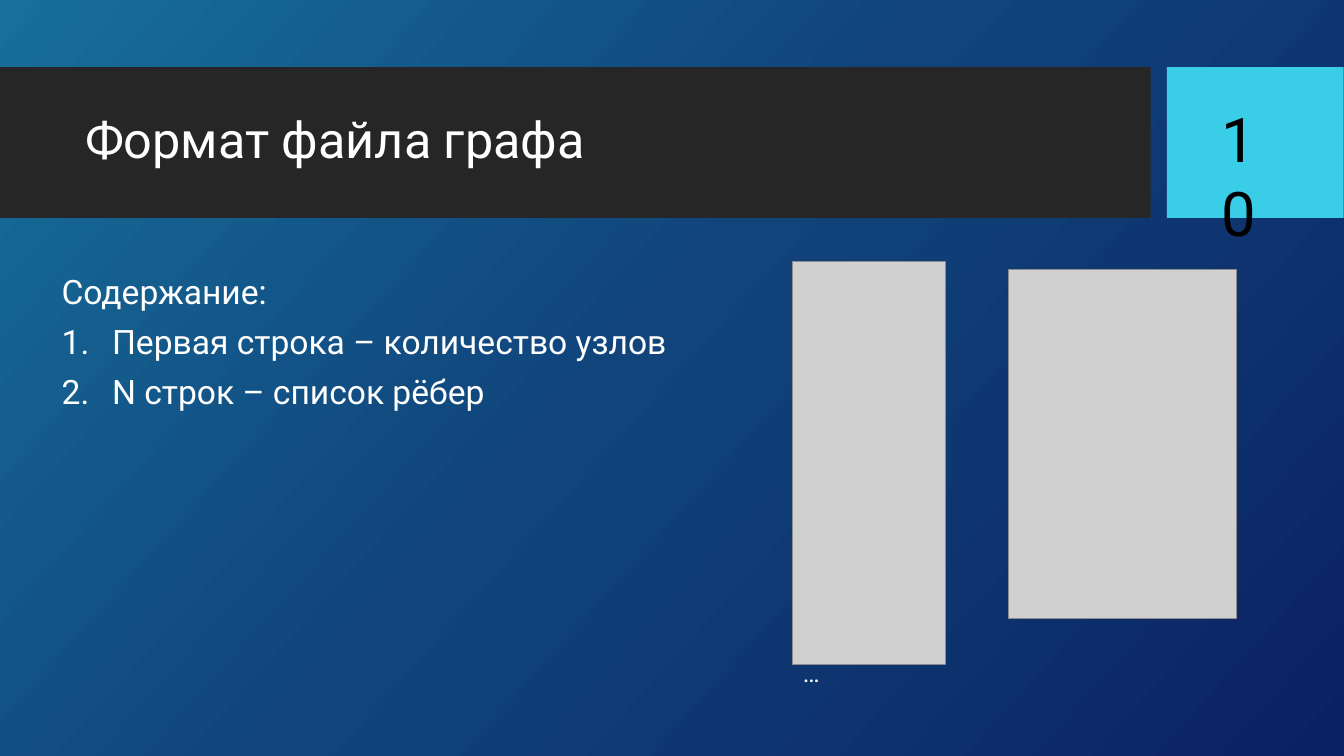
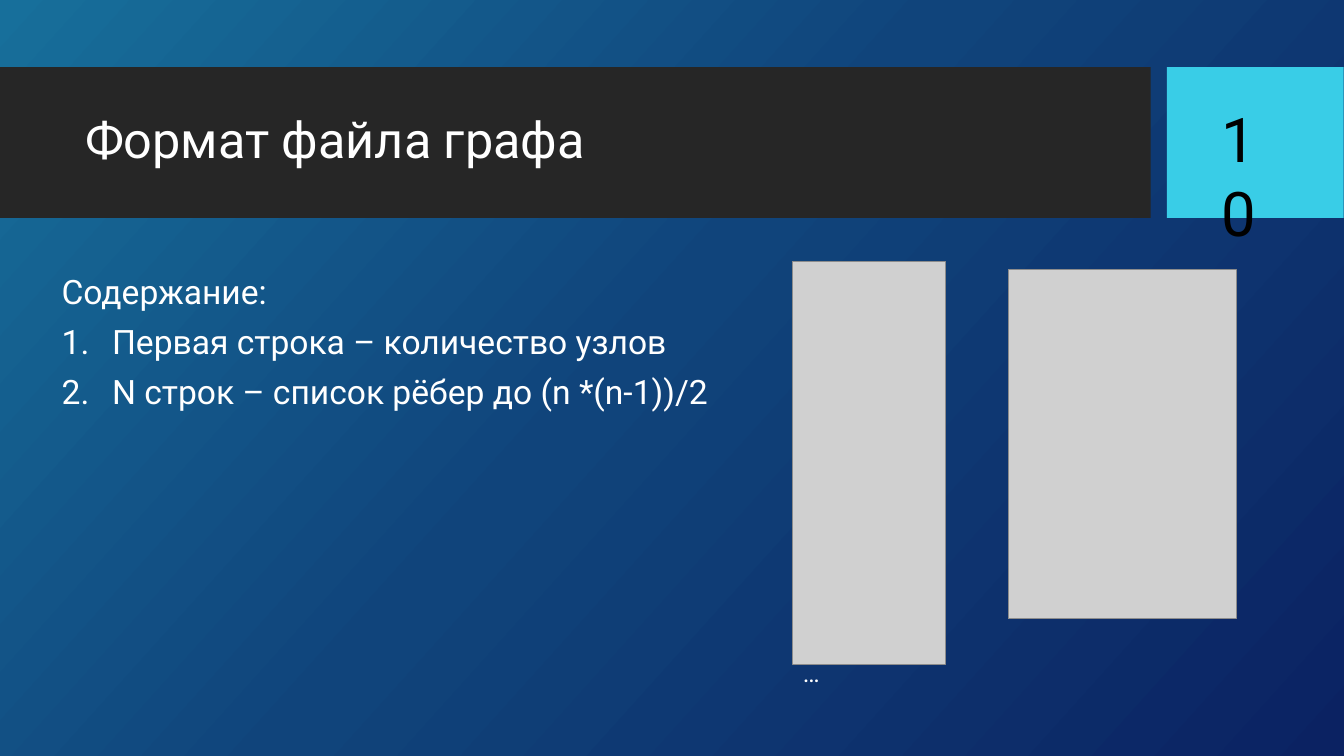
Before and after one commit to samarsky-canary/BFSparallel, a slide deck: slide 11 of publicity/KP_bfs_pres.pptx. Drawn at 1344x756 pixels with LibreOffice and Linux fonts; fonts in the diff are those of the drawing; grey boxes stand for pictures; background and template pictures are left out. Boxes give left, top, right and bottom in pixels: in the first picture for what was removed or moved away, otherwise in the second. Text is boxed around its words. In the diff, an @@ line names an element or a change of style, - is before the commit and + after.

```diff
--- a/publicity/KP_bfs_pres.pptx
+++ b/publicity/KP_bfs_pres.pptx
@@ text at (112,377,708,412): text changed @@
-2. N строк – список рёбер
+2. N строк – список рёбер до (n *(n-1))/2
```
Also in this commit, not shown: 3 other slides changed, 1 other file.
